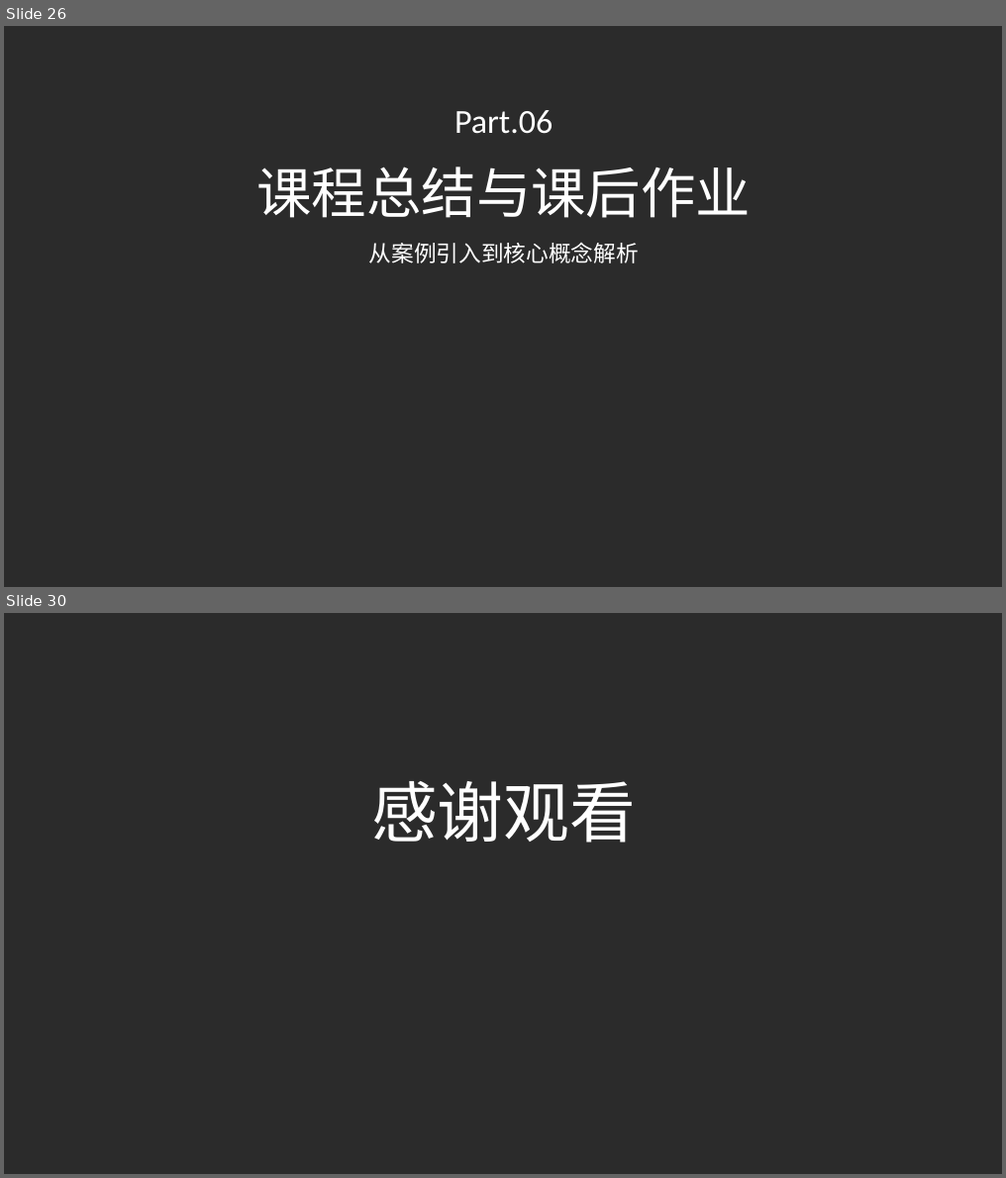
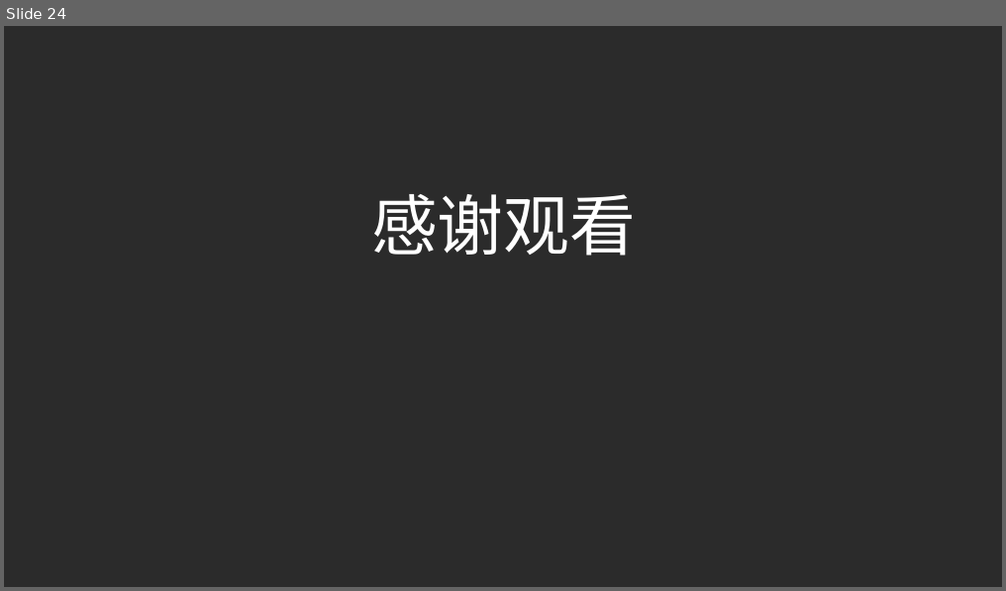
Before and after one commit to yiyimu-ruiruimu/security-assessment-platform, a slide deck: PPT/7.3.2 物联网安全配置核查.pptx. Shown one above the other, each under a label of ours: slides 26 and 30 before the commit, slide 24 after it; the slides between them are not shown. The pictures are 1006x1178 and 1006x591 pixels, drawn with LibreOffice and Linux fonts; fonts in the diff are those of the drawing; background and template pictures are left out; a plain dark background stands for a picture behind light text. Boxes give left, top, right and bottom in pixels: in the first picture for what was removed or moved away, otherwise in the second. Text is boxed around its words. In the diff, an @@ line names an element or a change of style, - is before the commit and + after.

```diff
--- a/PPT/7.3.2 物联网安全配置核查.pptx
+++ b/PPT/7.3.2 物联网安全配置核查.pptx
@@ slide 26 removed at <box>4,26,1002,587</box>, background picture (left out) @@
@@ text removed at <box>454,110,552,134</box> @@
-Part.06
@@ text removed at <box>256,167,750,218</box> @@
-课程总结与课后作业
@@ text removed at <box>369,243,639,264</box> @@
-从案例引入到核心概念解析
@@ what was slide 30 is now slide 24 @@
```
Also in this commit, not shown: 8 slides changed, 2 slides added, 7 other slides removed, 49 other files.
